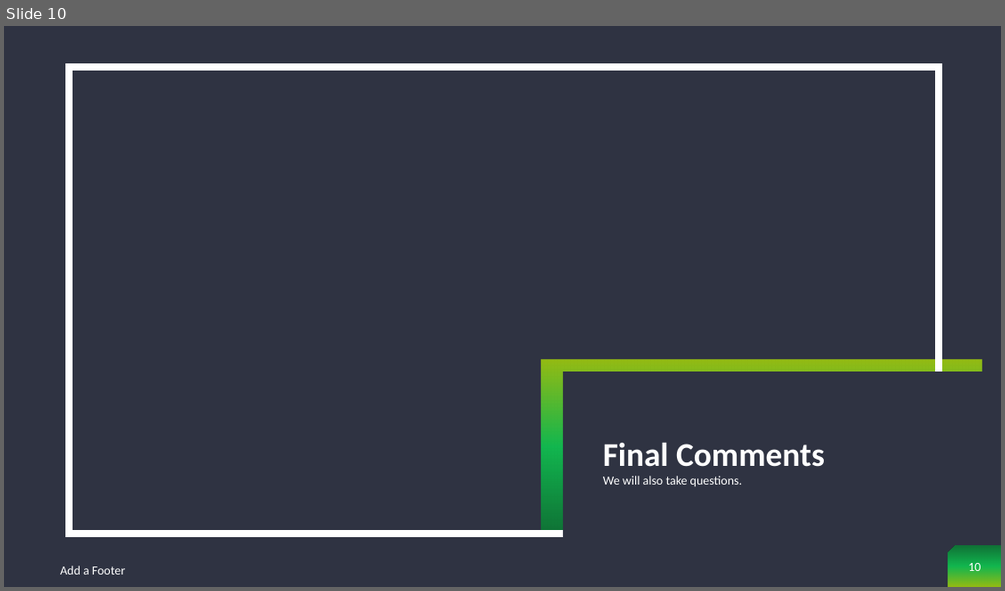
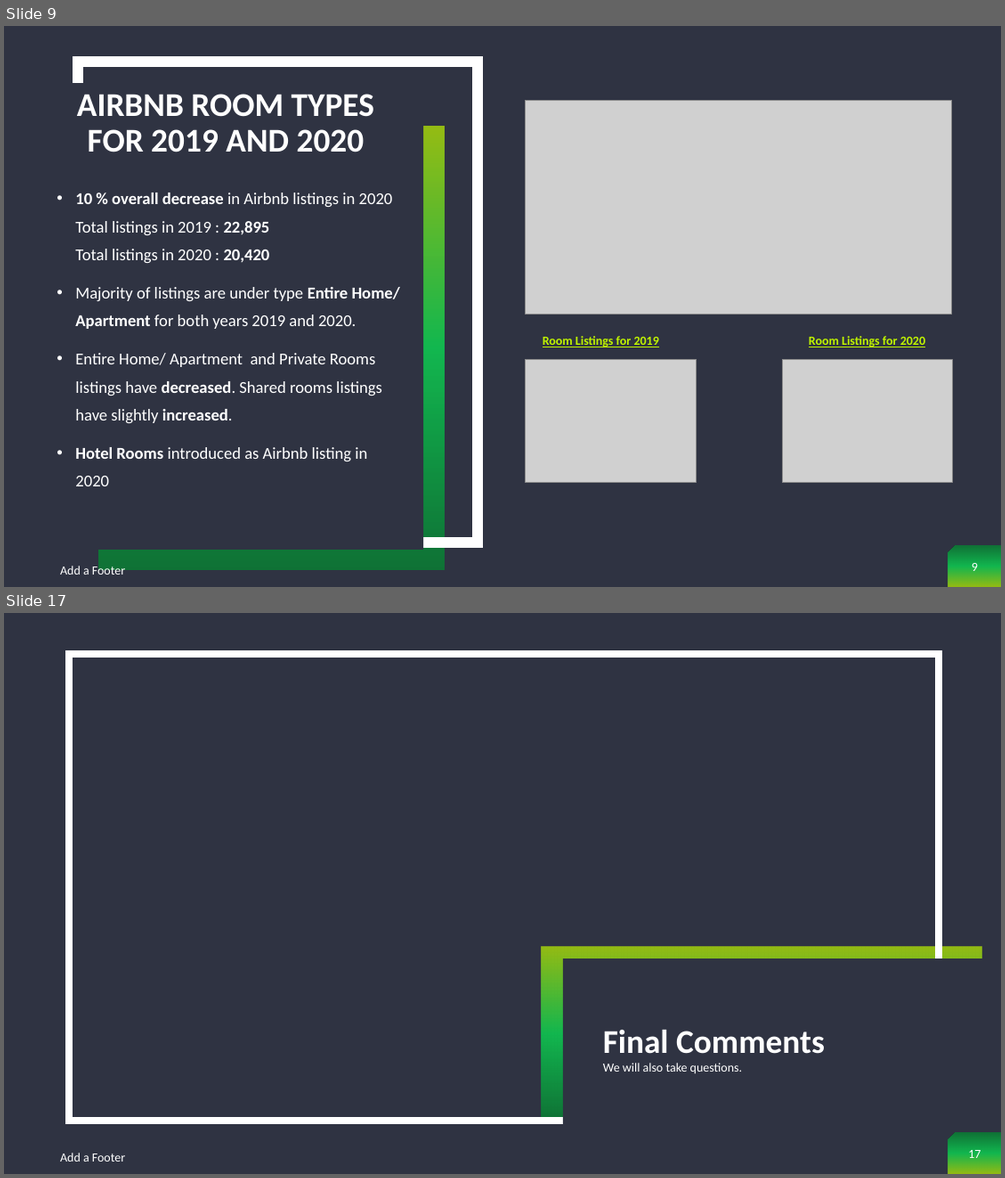
Before and after one commit to cjdance/Project_1, a slide deck: AirBnb Project - Sherin, Neena and Cody.pptx. Shown one above the other, each under a label of ours: slide 10 before the commit, slides 9 and 17 after it; the slides between them are not shown. The pictures are 1005x591 and 1005x1178 pixels, drawn with LibreOffice and Linux fonts; fonts in the diff are those of the drawing; grey boxes stand for pictures; background and template pictures are left out. Boxes give left, top, right and bottom in pixels: in the first picture for what was removed or moved away, otherwise in the second. Text is boxed around its words. In the diff, an @@ line names an element or a change of style, - is before the commit and + after.

Commit message:
Updated presentation slides with all images and commentary from the team.

```diff
--- a/AirBnb Project - Sherin, Neena and Cody.pptx
+++ b/AirBnb Project - Sherin, Neena and Cody.pptx
@@ slide 9 added at [4,26,1001,587], background #2F3342; not listed: 1 template element that a slide beside it also shows @@
@@ rectangle added at [78,62,478,543], outline #FFFFFF 10 pt @@
@@ rectangle added at [57,83,423,549], fill #2F3342 @@
@@ title added at [77,94,374,152], 32 pt, text #FFFFFF, bold @@
+AIRBNB ROOM TYPES FOR 2019 AND 2020
@@ picture added at [526,100,952,313] @@
@@ rectangle added at [99,127,445,570], fill gradient #038B30 to #05EE55 to #C0F400 @@
@@ text added at [75,192,400,486], 16 pt, text #FFFFFF @@
+• 10 % overall decrease in Airbnb listings in 2020
+  Total listings in 2019 : 22,895
+  Total listings in 2020 : 20,420
+• Majority of listings are under type Entire Home/ Apartment for both years 2019 and 2020.
+• Entire Home/ Apartment and Private Rooms listings have decreased. Shared rooms listings have slightly increased.
+• Hotel Rooms introduced as Airbnb listing in 2020
@@ text added at [542,336,659,347], 12 pt, text #C0F400, bold, underline @@
+Room Listings for 2019
@@ text added at [809,336,925,347], 12 pt, text #C0F400, bold, underline @@
+Room Listings for 2020
@@ picture added at [526,360,696,483] @@
@@ picture added at [783,360,952,483] @@
@@ text added at [60,564,125,578], 12 pt, text #FFFFFF @@
+Add a Footer
@@ page number added at [971,563,978,571], 12 pt, text #FFFFFF @@
+9
@@ what was slide 10 is now slide 17 @@
@@ page number at [968,1150,980,1158]: text changed @@
-10
+17
```
Also in this commit, not shown: 3 slides changed, 6 other slides added, 1 slide removed.
